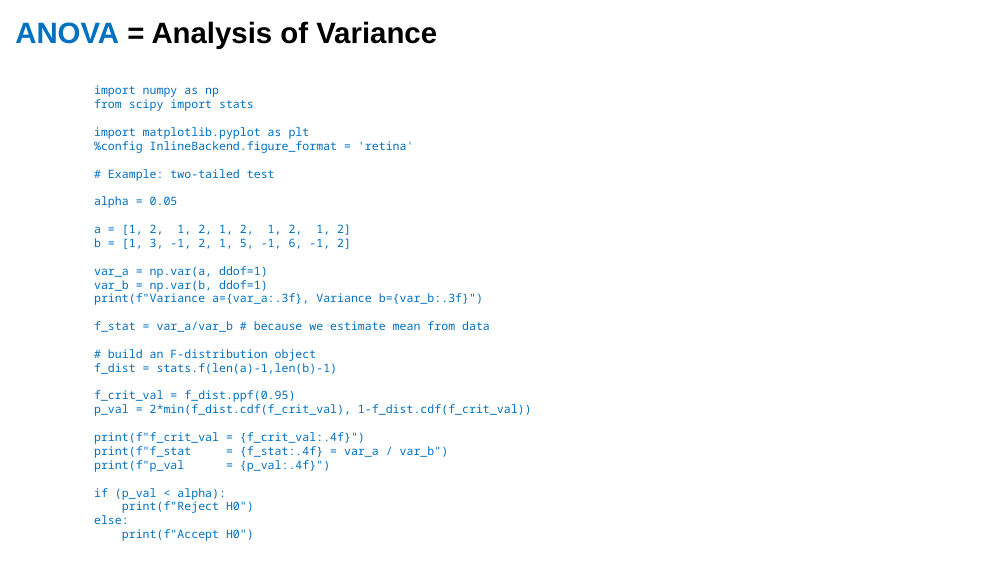
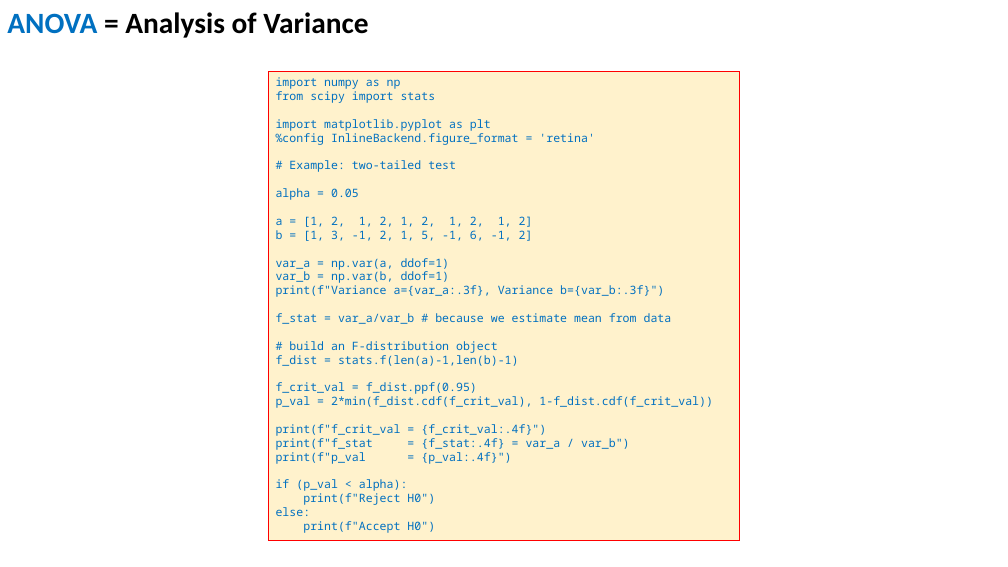
Before and after one commit to lselector/statistics, a slide deck: slide 3 of statistics_07c_F_ANOVA.pptx. Drawn at 1008x567 pixels with LibreOffice and Linux fonts; fonts in the diff are those of the drawing. Boxes give left, top, right and bottom in pixels: in the first picture for what was removed or moved away, otherwise in the second. Text is boxed around its words. In the diff, an @@ line names an element or a change of style, - is before the commit and + after.

```diff
--- a/statistics_07c_F_ANOVA.pptx
+++ b/statistics_07c_F_ANOVA.pptx
@@ text "ANOVA = Analysis of Variance": place and size @@
-text "ANOVA = Analysis of Variance" at bbox=[15, 21, 437, 49]
+text "ANOVA = Analysis of Variance" at bbox=[7, 12, 368, 38]
@@ text "ANOVA = Analysis of Variance" at bbox=[7, 12, 368, 38]: font Arial to Calibri @@
@@ rectangle "import numpy as np": place and size @@
-rectangle "import numpy as np" at bbox=[94, 85, 532, 541]
+rectangle "import numpy as np" at bbox=[268, 72, 740, 541]
@@ rectangle "import numpy as np" at bbox=[268, 72, 740, 541]: fill none to #FFF2CC; outline none to #FF0000 0.75 pt @@
```
Also in this commit, not shown: 4 other slides changed, 6 other files.
